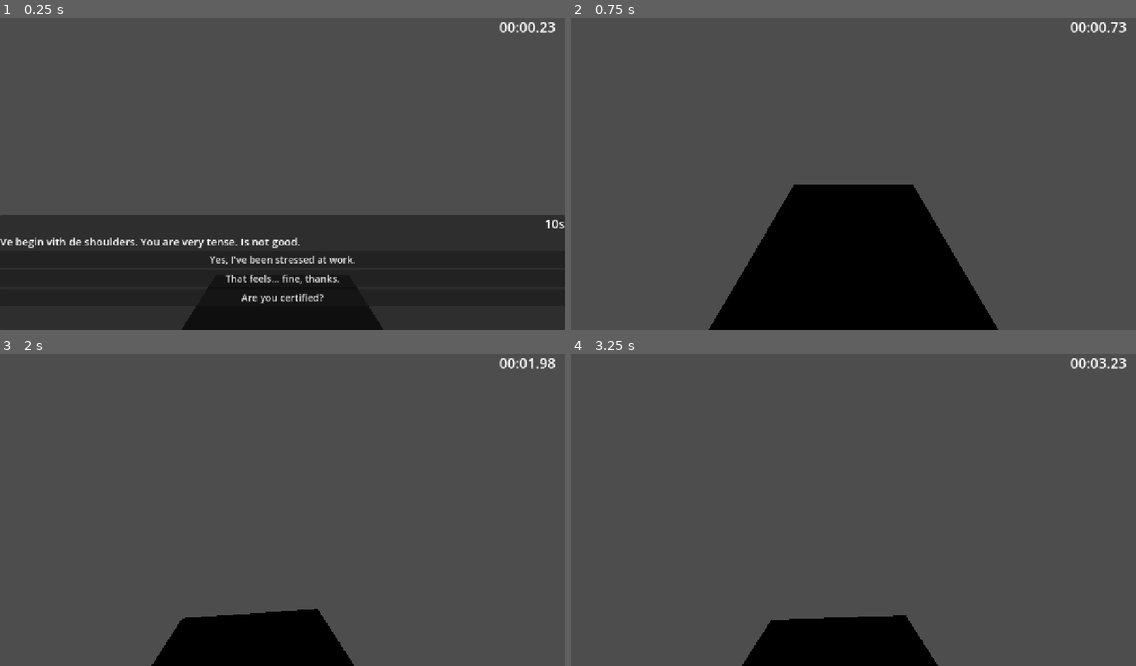
Above: before the commit, frames 1-4 (two rows, left to right).
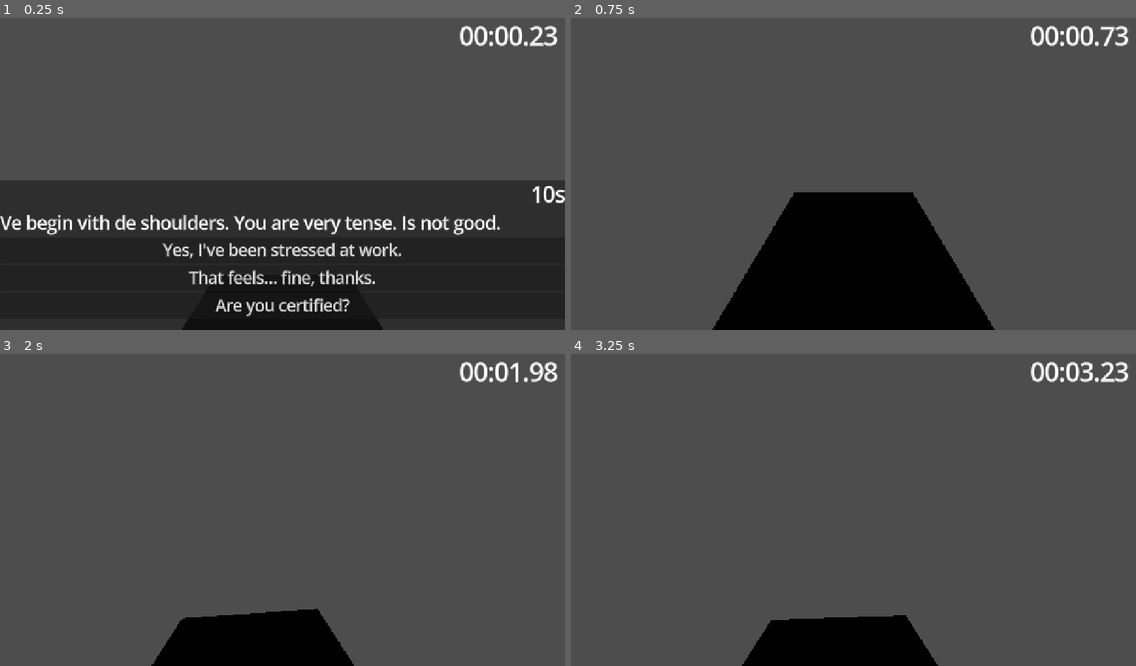
Above: after the commit, the same moments.

Repository: jfrodin/GreekMassageSimulator
Game: Godot game, scene res://scenes/main.tscn
The game is run twice, just before and just after one commit, with the same random seed, the same clock (stepped at 60 frames per second) and the same inputs.
Inputs (mouse positions are in pixels of both pictures, inside the frame that each line leads up to):
- Up to frame 1 (0.25 s): no input
- Up to frame 2 (0.75 s): click "Yes, I've been stressed at wo…" at 0.5 s
- Up to frame 3 (2 s): move the mouse to (310, 506) at 1.27 s
- Up to frame 4 (3.25 s): move the mouse to (825, 510) at 2.02 s; move the mouse to (864, 500) at 2.77 s

The runs differ from the first frame. In frame 1, 17% of the frame differs, in the area x 0-100%, y 1-96%; in frame 2, 1.9%; in frame 3, 0.7%; in frame 4, 0.7%.

Commit message:
Fix pixelated text and increase font sizes
Enable MSDF (vector) font rendering — eliminates pixelation at any
scale. All font sizes roughly doubled (dialogue 40px, buttons 36px,
timer 56px, game over title 80px).

Co-Authored-By: Claude Sonnet 4.6 <noreply@anthropic.com>

Diff:
--- a/project.godot
+++ b/project.godot
@@ -27,6 +27,11 @@
 
 3d/physics_engine="Jolt Physics"
 
+[gui]
+
+theme/default_font_multichannel_signed_distance_field=true
+theme/default_font_generate_mipmaps=true
+
 [rendering]
 
 rendering_device/driver.windows="d3d12"
--- a/scenes/ui.tscn
+++ b/scenes/ui.tscn
@@ -9,13 +9,13 @@
 anchors_preset = 1
 anchor_left = 1.0
 anchor_right = 1.0
-offset_left = -160.0
-offset_top = 10.0
-offset_right = -10.0
-offset_bottom = 50.0
+offset_left = -240.0
+offset_top = 16.0
+offset_right = -16.0
+offset_bottom = 72.0
 text = "00:00.00"
 horizontal_alignment = 1
-theme_override_font_sizes/font_size = 32
+theme_override_font_sizes/font_size = 56
 
 [node name="DialogueBox" type="PanelContainer" parent="."]
 anchors_preset = 7
@@ -23,7 +23,7 @@
 anchor_top = 1.0
 anchor_right = 1.0
 anchor_bottom = 1.0
-offset_top = -260.0
+offset_top = -340.0
 visible = false
 
 [node name="VBox" type="VBoxContainer" parent="DialogueBox"]
@@ -33,28 +33,28 @@
 layout_mode = 2
 text = "10s"
 horizontal_alignment = 2
-theme_override_font_sizes/font_size = 28
+theme_override_font_sizes/font_size = 48
 
 [node name="MasseurLine" type="Label" parent="DialogueBox/VBox"]
 layout_mode = 2
 autowrap_mode = 3
 text = ""
-theme_override_font_sizes/font_size = 24
+theme_override_font_sizes/font_size = 40
 
 [node name="Option1" type="Button" parent="DialogueBox/VBox"]
 layout_mode = 2
 text = ""
-theme_override_font_sizes/font_size = 22
+theme_override_font_sizes/font_size = 36
 
 [node name="Option2" type="Button" parent="DialogueBox/VBox"]
 layout_mode = 2
 text = ""
-theme_override_font_sizes/font_size = 22
+theme_override_font_sizes/font_size = 36
 
 [node name="Option3" type="Button" parent="DialogueBox/VBox"]
 layout_mode = 2
 text = ""
-theme_override_font_sizes/font_size = 22
+theme_override_font_sizes/font_size = 36
 
 [node name="GameOverScreen" type="PanelContainer" parent="."]
 anchors_preset = 15
@@ -70,21 +70,21 @@
 layout_mode = 2
 text = "IS PERFECTLY NORMAL."
 horizontal_alignment = 1
-theme_override_font_sizes/font_size = 48
+theme_override_font_sizes/font_size = 80
 
 [node name="TimeLabel" type="Label" parent="GameOverScreen/VBox"]
 layout_mode = 2
 text = "You lasted: 00:00.00"
 horizontal_alignment = 1
-theme_override_font_sizes/font_size = 36
+theme_override_font_sizes/font_size = 56
 
 [node name="HighscoreLabel" type="Label" parent="GameOverScreen/VBox"]
 layout_mode = 2
 text = "Best: 00:00.00"
 horizontal_alignment = 1
-theme_override_font_sizes/font_size = 28
+theme_override_font_sizes/font_size = 48
 
 [node name="RestartButton" type="Button" parent="GameOverScreen/VBox"]
 layout_mode = 2
 text = "Try Again"
-theme_override_font_sizes/font_size = 28
+theme_override_font_sizes/font_size = 48
